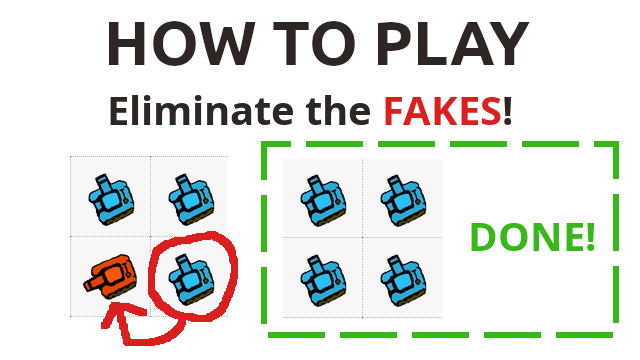
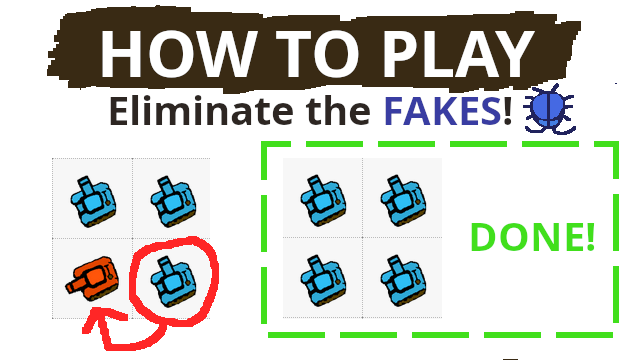
Revision of a layered 640px x 360px image; what changed, layer by layer:
removed layer "DONE!" over [471, 223, 595, 251]
removed layer "Layer #5" over [101, 141, 619, 346]
removed layer "Pasted Layer #2" over [70, 156, 228, 317]
renamed "Pasted Layer #1" to "Pasted Layer", showed it, painted on it over [52, 78, 579, 360]
painted on "gameOff2023HowToPlay.png" over [47, 5, 619, 360]
removed layer "Eliminate the FAKES!" over [110, 95, 512, 125]
removed layer "Layer #3" over [47, 5, 615, 344]
removed layer "Layer #4" over [47, 5, 619, 360]
